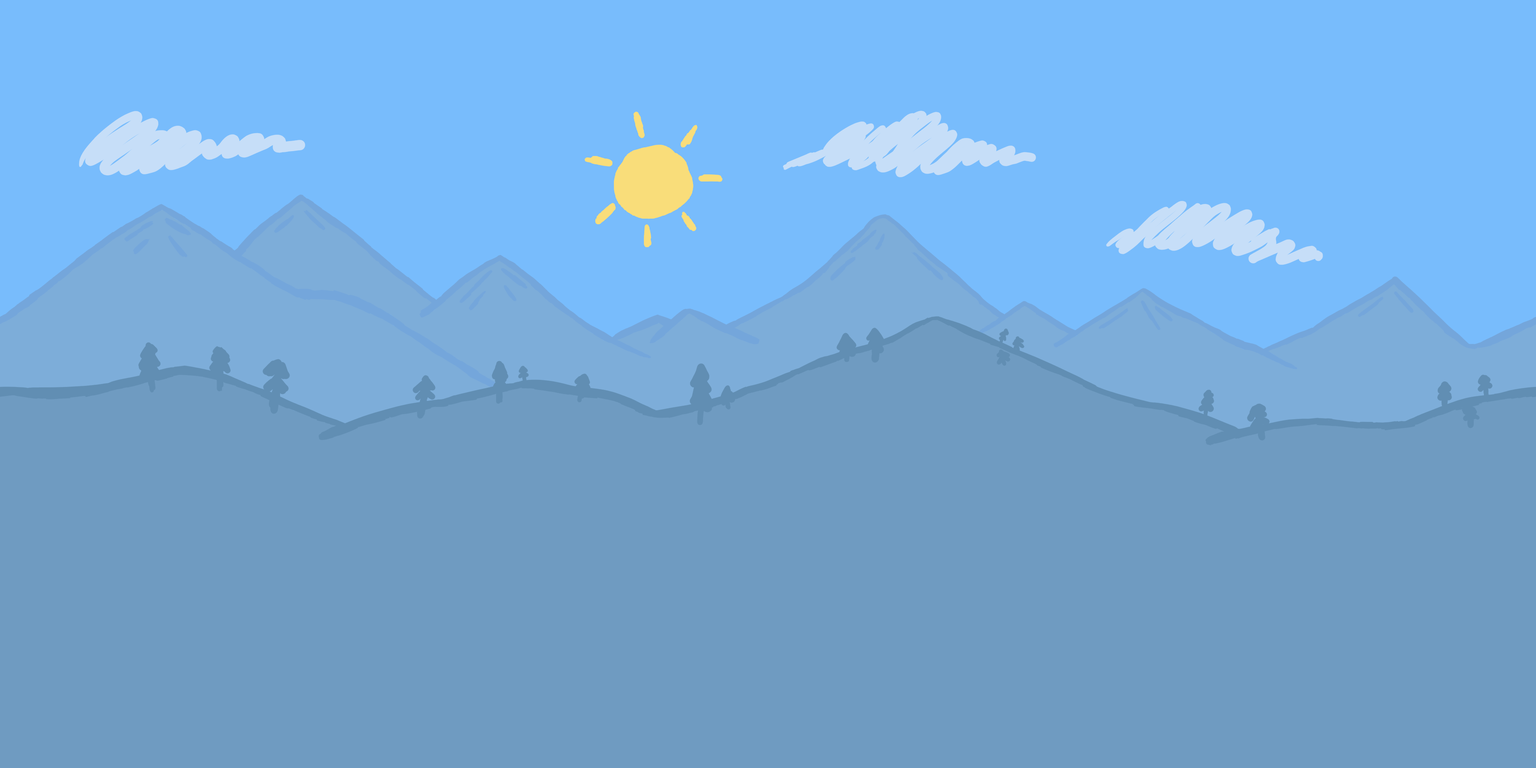
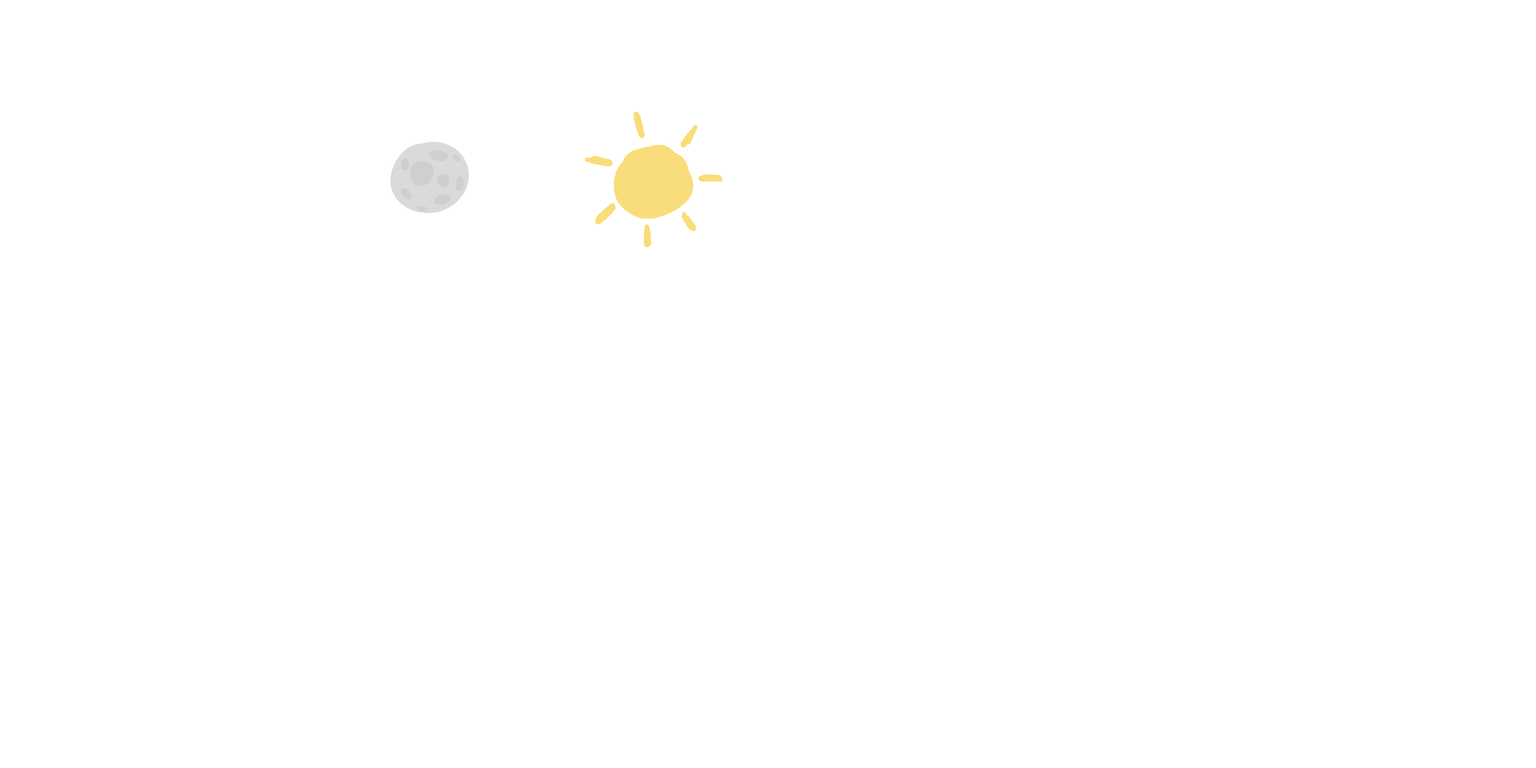
Comparing the layer stacks of the two w=1536, h=768 images. Changes:
added layer "Moon" above "Sun" over [left=359, top=119, right=480, bottom=240]
hid "Clouds" over [left=71, top=95, right=1344, bottom=288]
hid group "Close Mountains" (2 layers) over [left=0, top=311, right=1536, bottom=768]
hid "Farther Mountains" over [left=0, top=167, right=1536, bottom=768]
hid "Bg" over [left=0, top=0, right=1536, bottom=768]
